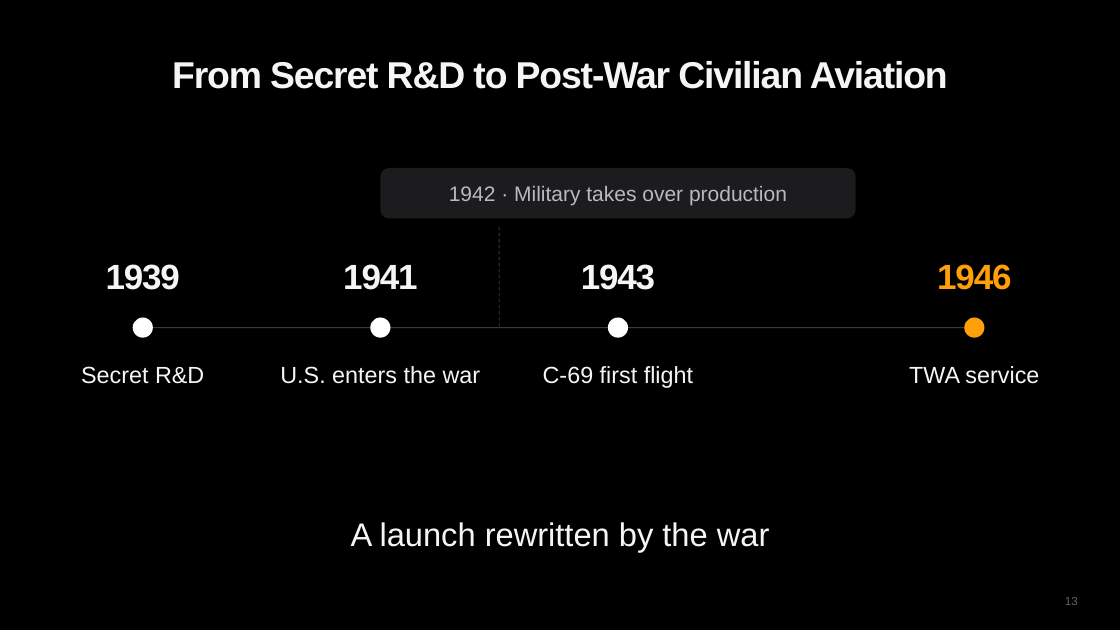
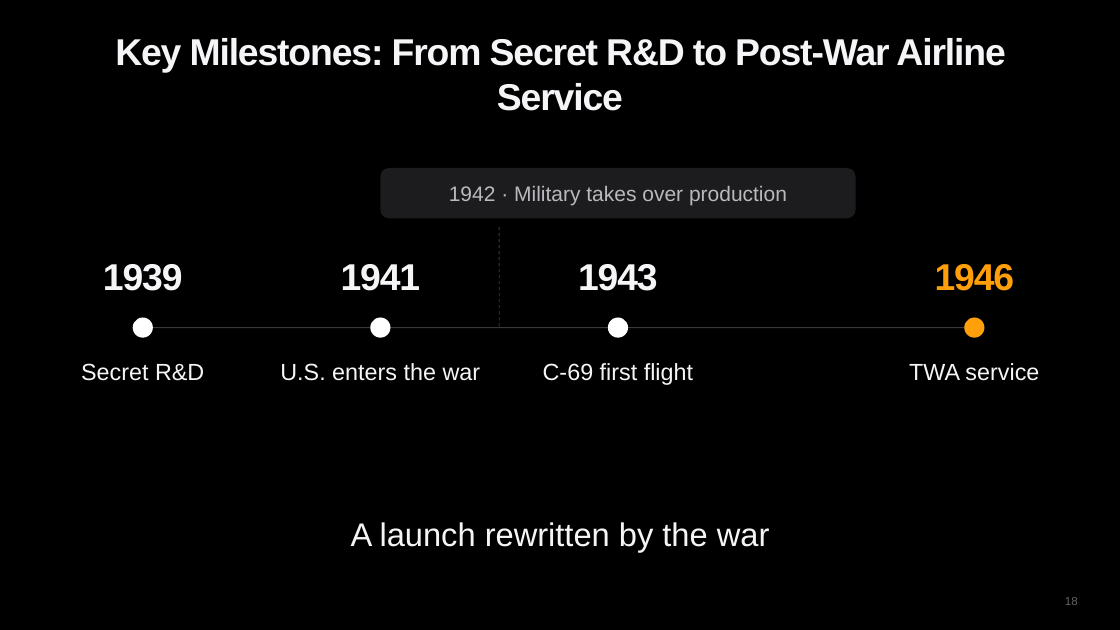
Before and after one commit to diuneilomochaufahai/claude, a slide deck: slide 18 of Constellation_Visual_Pitch_EN.pptx (slide 13 before the commit). Drawn at 1120x630 pixels with LibreOffice and Linux fonts; fonts in the diff are those of the drawing. Boxes give left, top, right and bottom in pixels: in the first picture for what was removed or moved away, otherwise in the second. Text is boxed around its words. In the diff, an @@ line names an element or a change of style, - is before the commit and + after.

```diff
--- a/Constellation_Visual_Pitch_EN.pptx
+++ b/Constellation_Visual_Pitch_EN.pptx
@@ title at <box>115,38,1005,111</box>: text changed @@
-From Secret R&D to Post-War Civilian Aviation
+Key Milestones: From Secret R&D to Post-War Airline Service
@@ size 30 to 32 pt in 4 elements at <box>103,264,183,291</box>, <box>341,264,421,291</box>, <box>578,264,658,291</box>, <box>935,264,1015,291</box> @@
@@ line spacing 1.1 to 1 in 4 elements at <box>81,363,204,381</box>, <box>280,363,481,381</box>, <box>543,363,693,385</box>, <box>909,363,1039,381</box> @@
```
Also in this commit, not shown: 16 other slides changed, 8 slides added, 2 other files.
